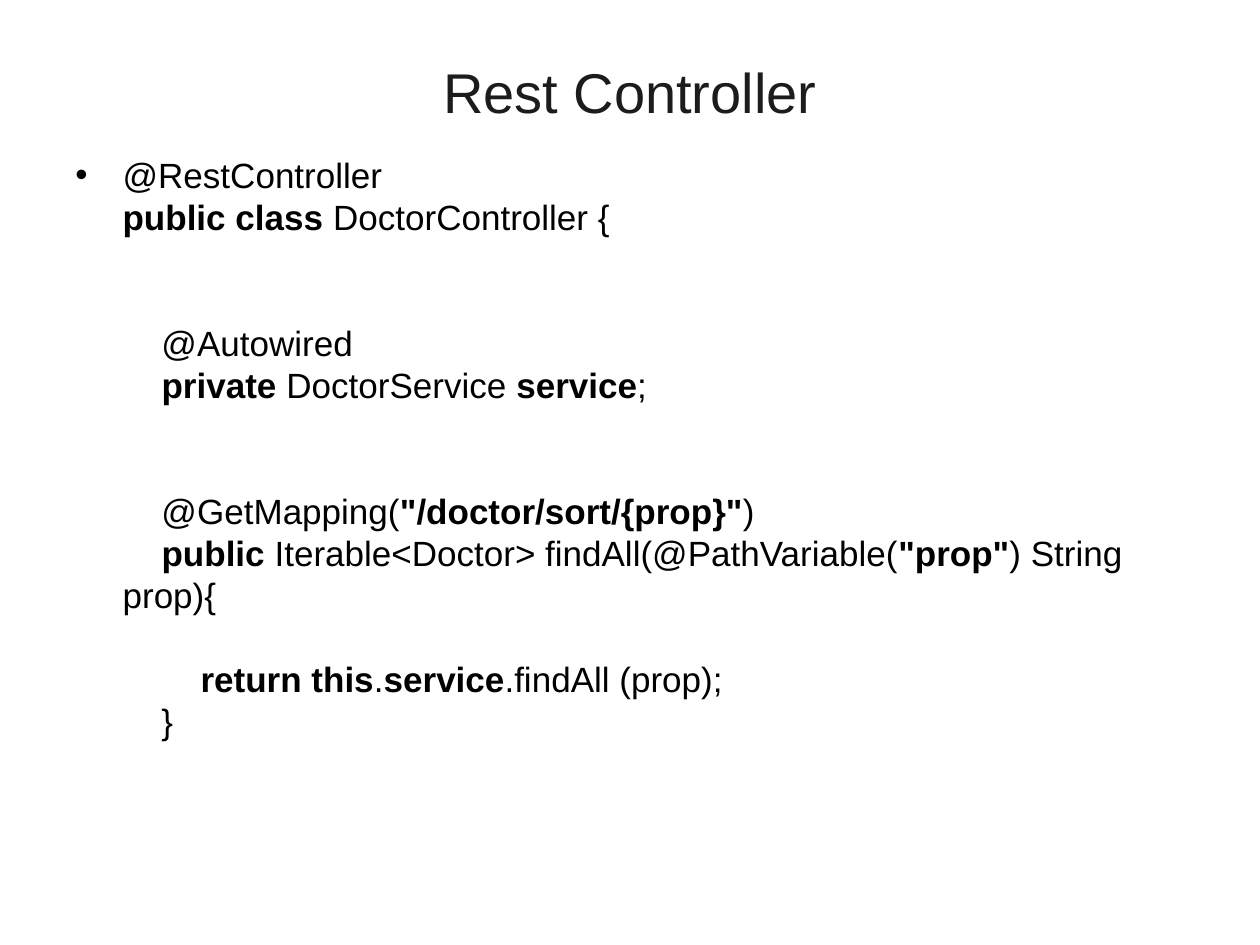
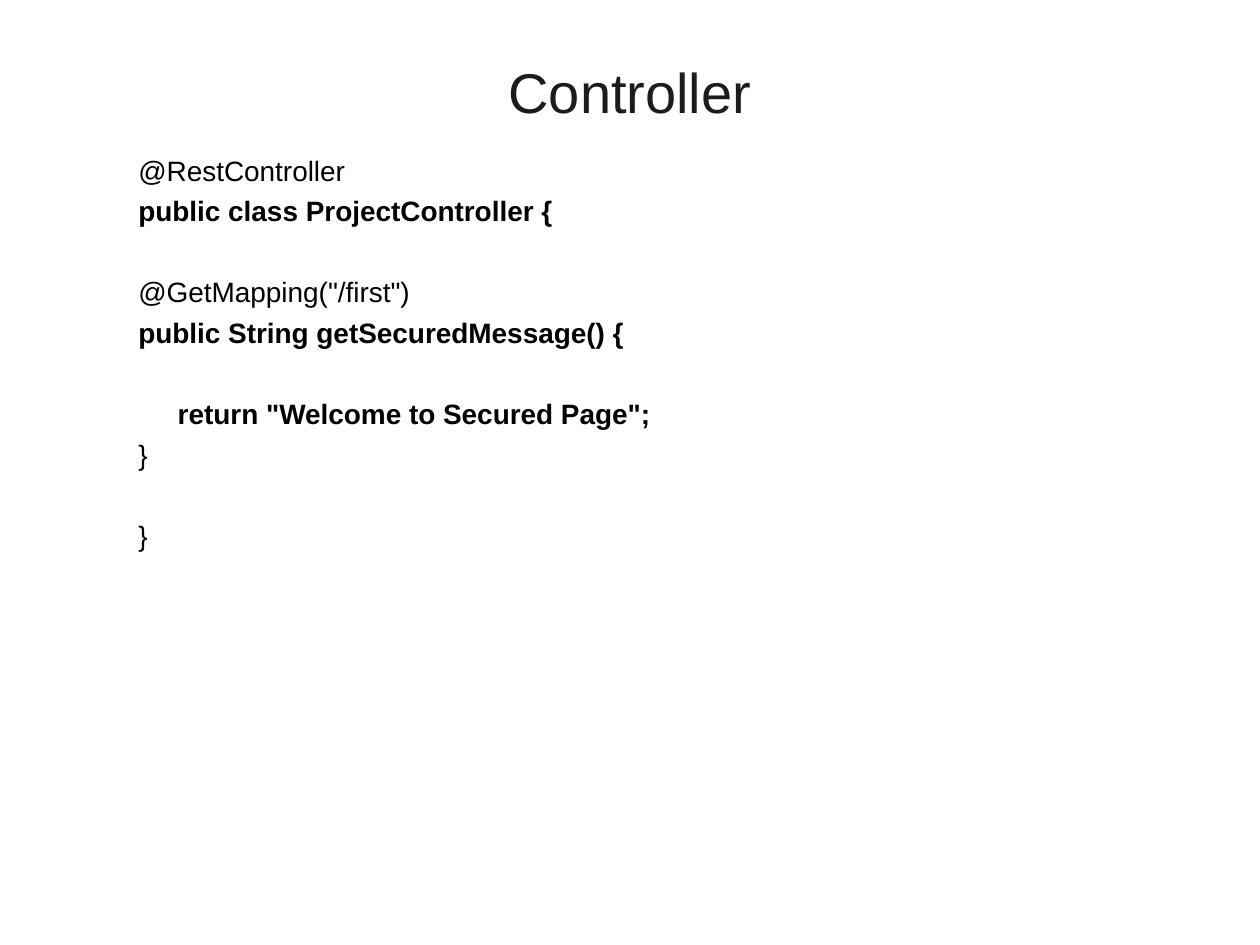
Before and after one commit to vatsanTraining/training_july_2023, a slide deck: slide 63 of SpringBoot_REST_Bajaj.ppt (slide 33 before the commit). Drawn at 1260x945 pixels with LibreOffice and Linux fonts; fonts in the diff are those of the drawing; background and template pictures are left out. Boxes give left, top, right and bottom in pixels: in the first picture for what was removed or moved away, otherwise in the second. Text is boxed around its words. In the diff, an @@ line names an element or a change of style, - is before the commit and + after.

```diff
--- a/SpringBoot_REST_Bajaj.ppt
+++ b/SpringBoot_REST_Bajaj.ppt
@@ title at (x1=508, y1=72, x2=751, y2=114): text changed @@
-Rest Controller
+Controller
@@ text at (x1=138, y1=160, x2=650, y2=429): text changed; size 20 to 16 pt; bold on @@
-• @RestController
-  public class DoctorController {
-  @Autowired
-  private DoctorService service;
-  @GetMapping("/doctor/sort/{prop}")
-  public Iterable<Doctor> findAll(@PathVariable("prop") String prop){
-  return this.service.findAll (prop);
-  }
+  @RestController
+  public class ProjectController {
+  @GetMapping("/first")
+  public String getSecuredMessage() {
+  return "Welcome to Secured Page";
+  }
+  }
```
Also in this commit, not shown: 3 other slides changed, 56 slides added, 7 slides removed, 16 other files.
